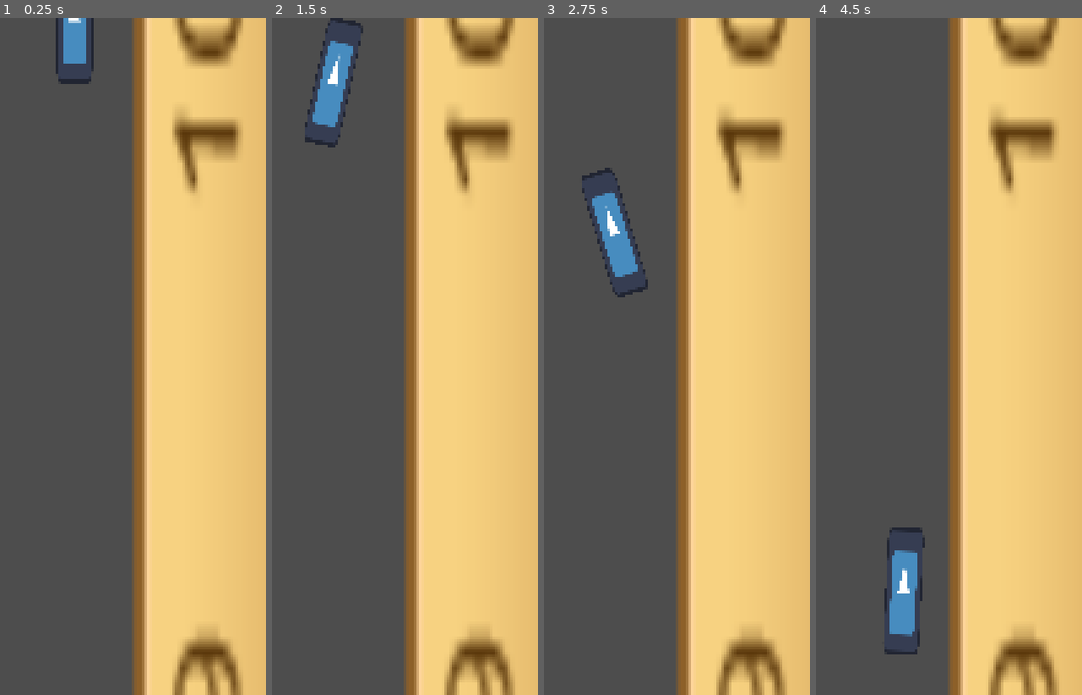
Above: before the commit, frames 1-4 (left to right).
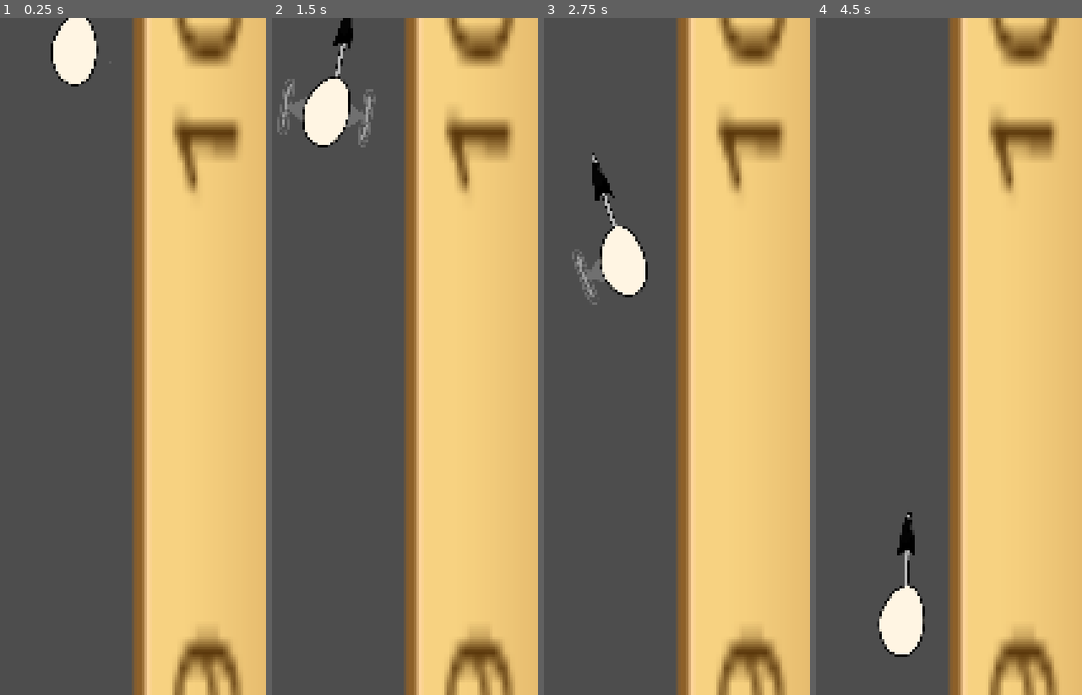
Above: after the commit, the same moments.

Repository: KaratePikachu/egg-drop
Game: Godot game, scene res://test/test_physics_scene.tscn
Same seed, same stepped clock (60 frames per second), same inputs: the game is played once before the commit and once after it. The project has no main scene, so this scene is started directly. The engine's default icon, where the game draws it, is replaced by a stand-in: a white triangle on a blue panel in a dark square.
Inputs:
- Up to frame 1 (0.25 s): no input
- Up to frame 2 (1.5 s): hold D (right_fan) 0.53-1.28 s; hold A (left_fan) from 1.28 s (still down)
- Up to frame 3 (2.75 s): release A (left_fan) at 2.03 s; hold D (right_fan) from 2.03 s (still down)
- Up to frame 4 (4.5 s): release D (right_fan) at 3.53 s; hold A (left_fan) from 3.53 s (still down)

The runs differ from the first frame. In frame 1, 1.5% of the frame differs, in the area x 19-38%, y 0-11%; in frame 2, 2.9%, in the area x 1-40%, y 0-20%; in frame 3, 2.7%; in frame 4, 2.4%.

Commit message:
Implement egg assets and modification images

Diff:
--- a/modifications/modification.gd
+++ b/modifications/modification.gd
@@ -3,6 +3,7 @@
 
 @export var name : String
 @export var icon : Texture
+@export var icon_off : Texture
 @export var is_single_use : bool
 @export var input: String
 
--- a/test/egg.gd
+++ b/test/egg.gd
@@ -22,6 +22,13 @@
 	for mod : Modification in modifications:
 		mod.used = false
 		mod.toggled = false
+		if mod.icon_off:
+			var icon := Sprite2D.new()
+			icon.texture = mod.icon_off
+			icon.name = mod.name + "_sprite_off"
+			add_child(icon)
+		if has_node(mod.name + "_sprite"):
+			get_node(mod.name + "_sprite").hide()
 
 func _ready() -> void:
 	_refresh_mods()
@@ -46,6 +53,13 @@
 
 func deactivate_mod(mod: Modification) -> void:
 	mod.toggled = false
+
+
+	if has_node(mod.name + "_sprite"):
+		get_node(mod.name + "_sprite").hide()
+	if has_node(mod.name + "_sprite_off"):
+		get_node(mod.name + "_sprite_off").show()
+
 	match mod.name:
 		"left_fan":
 			fan_force -= -5
@@ -56,6 +70,21 @@
 
 func activate_mod(mod: Modification) -> void:
 	mod.toggled = true
+
+	# icon
+	var icon := get_node_or_null(mod.name + "_sprite") as Sprite2D
+	if icon:
+		icon.show()
+	else:
+		icon = Sprite2D.new()
+		icon.texture = mod.icon
+		icon.name = mod.name + "_sprite"
+		add_child(icon)
+
+	# icon off
+	if has_node(mod.name + "_sprite_off"):
+		get_node(mod.name + "_sprite_off").hide()
+
 	match mod.name:
 		"left_fan":
 			fan_force += -5
--- a/test/test_physics_scene.tscn
+++ b/test/test_physics_scene.tscn
@@ -1,25 +1,33 @@
 [gd_scene format=3 uid="uid://ctoke2wtxl743"]
 
-[ext_resource type="Texture2D" uid="uid://bq1kxrxmub3qq" path="res://icon.svg" id="1_wo556"]
 [ext_resource type="Script" uid="uid://cgkkpoihbsf3s" path="res://test/egg.gd" id="2_2h7ub"]
 [ext_resource type="Texture2D" uid="uid://cvbm652v6jwfp" path="res://test/ruler-icon-28.png" id="3_2h7ub"]
 [ext_resource type="Script" uid="uid://cylr504fygfq5" path="res://modifications/modification.gd" id="3_u6fx5"]
+[ext_resource type="Texture2D" uid="uid://d27e3o1y5su4c" path="res://assets/egg/left fan 1.PNG" id="4_88ix8"]
+[ext_resource type="Texture2D" uid="uid://dqsypqrvcmp7l" path="res://assets/egg/egg.PNG" id="4_u6fx5"]
+[ext_resource type="Texture2D" uid="uid://dt20pli5xfy13" path="res://assets/egg/right fan 1.PNG" id="5_3d5hr"]
+[ext_resource type="Texture2D" uid="uid://do6lsa0ga8dpo" path="res://assets/egg/umbrella open.PNG" id="6_yk20g"]
+[ext_resource type="Texture2D" uid="uid://cml1ce7bc04g" path="res://assets/egg/umbrella closed.PNG" id="7_3d5hr"]
 
 [sub_resource type="Resource" id="Resource_2h7ub"]
 script = ExtResource("3_u6fx5")
 name = "left_fan"
+icon = ExtResource("4_88ix8")
 input = "left_fan"
 metadata/_custom_type_script = "uid://cylr504fygfq5"
 
 [sub_resource type="Resource" id="Resource_u6fx5"]
 script = ExtResource("3_u6fx5")
 name = "right_fan"
+icon = ExtResource("5_3d5hr")
 input = "right_fan"
 metadata/_custom_type_script = "uid://cylr504fygfq5"
 
 [sub_resource type="Resource" id="Resource_grnsv"]
 script = ExtResource("3_u6fx5")
 name = "basic_umbrella"
+icon = ExtResource("6_yk20g")
+icon_off = ExtResource("7_3d5hr")
 input = "umbrella"
 metadata/_custom_type_script = "uid://cylr504fygfq5"
 
@@ -37,7 +45,6 @@
 modifications = Array[ExtResource("3_u6fx5")]([SubResource("Resource_2h7ub"), SubResource("Resource_u6fx5"), SubResource("Resource_grnsv")])
 
 [node name="Egg" type="Sprite2D" parent="Egg" unique_id=1622334333]
-scale = Vector2(1, 3.5234375)
-texture = ExtResource("1_wo556")
+texture = ExtResource("4_u6fx5")
 
 [node name="CollisionShape2D" type="CollisionShape2D" parent="Egg" unique_id=692496194]
Not shown, added: assets/egg/bottom bomb on.PNG.import
Not shown, added: assets/egg/bottom bomb.PNG.import
Not shown, added: assets/egg/egg.PNG.import
Not shown, added: assets/egg/left bomb on.PNG.import
Not shown, added: assets/egg/left bomb.PNG.import
Not shown, added: assets/egg/left fan 1.PNG.import
Not shown, added: assets/egg/right bomb on.PNG.import
Not shown, added: assets/egg/right bomb.PNG.import
Not shown, added: assets/egg/right fan 1.PNG.import
Not shown, added: assets/egg/right fan 2.PNG.import
Not shown, added: assets/egg/umbrella closed.PNG.import
Not shown, added: assets/egg/umbrella open.PNG.import
(and 1 more such lines)
